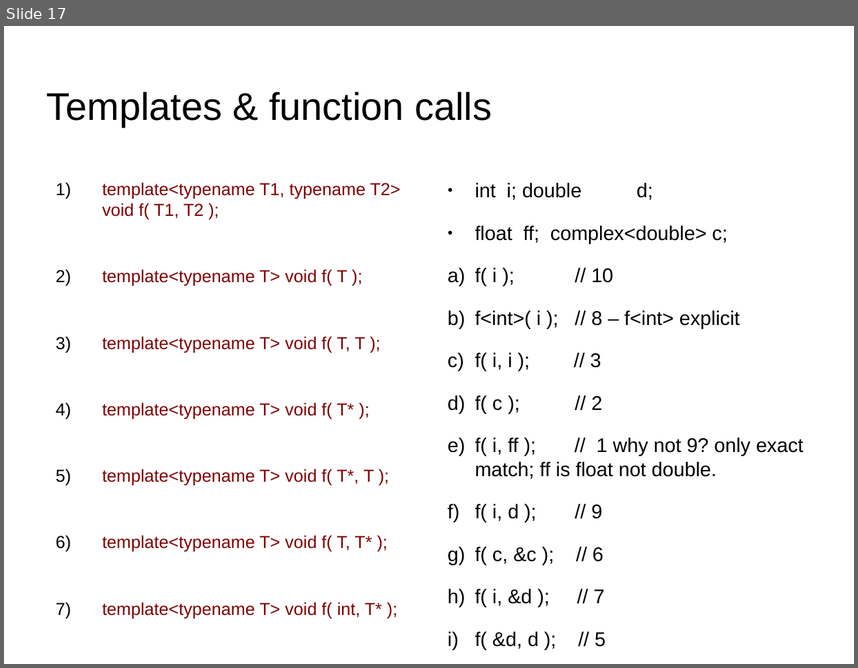
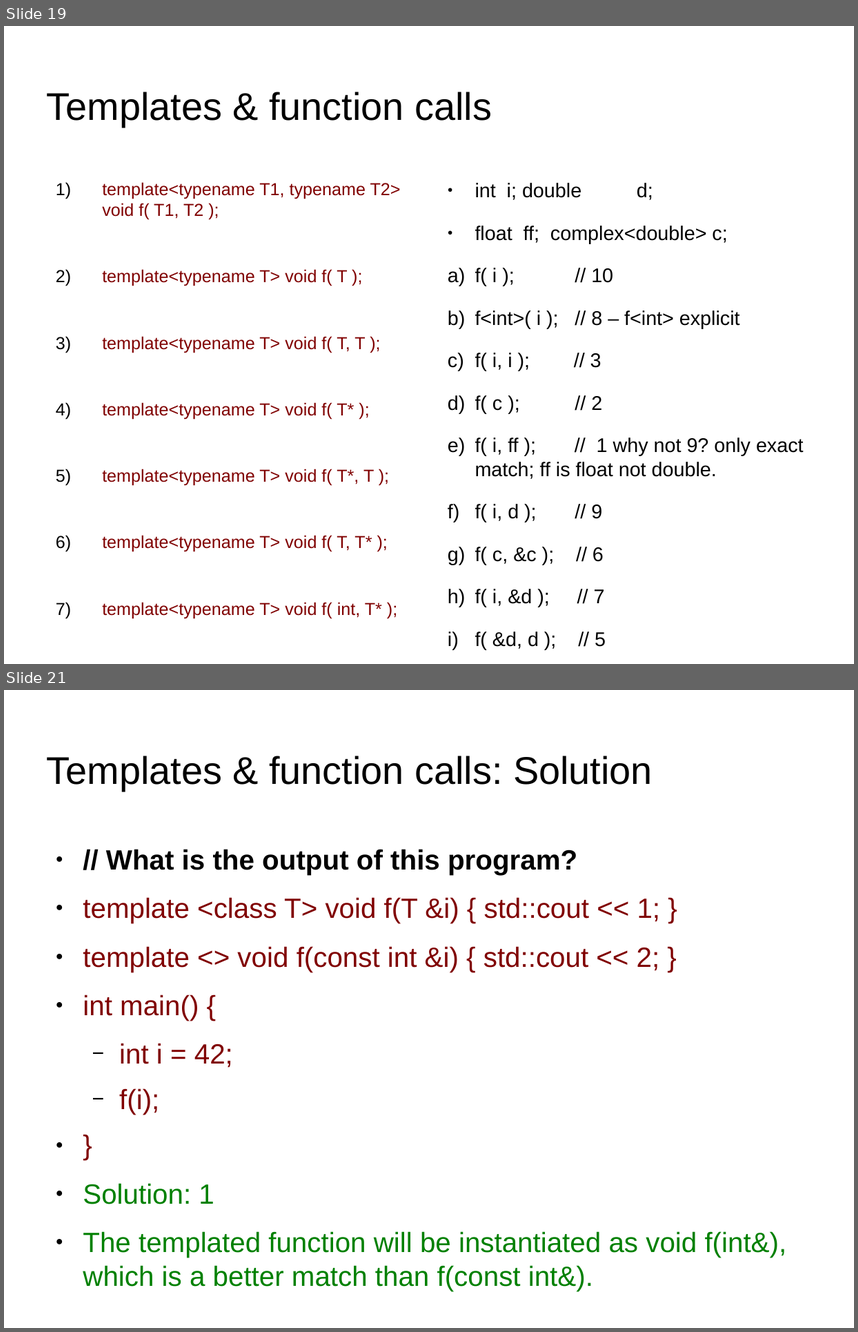
Before and after one commit to kks32/cpp-software-development, a slide deck: Ex22_C++_Quiz/Ex22_C++_Quiz.odp. Shown one above the other, each under a label of ours: slide 17 before the commit, slides 19 and 21 after it; the slides between them are not shown. The pictures are 858x668 and 858x1332 pixels, drawn with LibreOffice and Linux fonts; fonts in the diff are those of the drawing; background and template pictures are left out. Boxes give left, top, right and bottom in pixels: in the first picture for what was removed or moved away, otherwise in the second. Text is boxed around its words. In the diff, an @@ line names an element or a change of style, - is before the commit and + after.

```diff
--- a/Ex22_C++_Quiz/Ex22_C++_Quiz.odp
+++ b/Ex22_C++_Quiz/Ex22_C++_Quiz.odp
@@ slide 21 added at <box>4,690,854,1328</box>, background picture (left out) @@
@@ title added at <box>47,756,653,791</box>, 36 pt, text #000000 @@
+Templates & function calls: Solution
@@ text added at <box>83,849,787,1291</box>, 26 pt, text #800000 @@
+● // What is the output of this program?
+● template <class T> void f(T &i) { std::cout << 1; }
+● template <> void f(const int &i) { std::cout << 2; }
+● int main() {
+  − int i = 42;
+  − f(i);
+● }
+● Solution: 1
+● The templated function will be instantiated as void f(int&), which is a better match than f(const int&).
@@ what was slide 17 is now slide 19 @@
```
Also in this commit, not shown: 1 slide changed, 7 other slides added, 3 other files.
